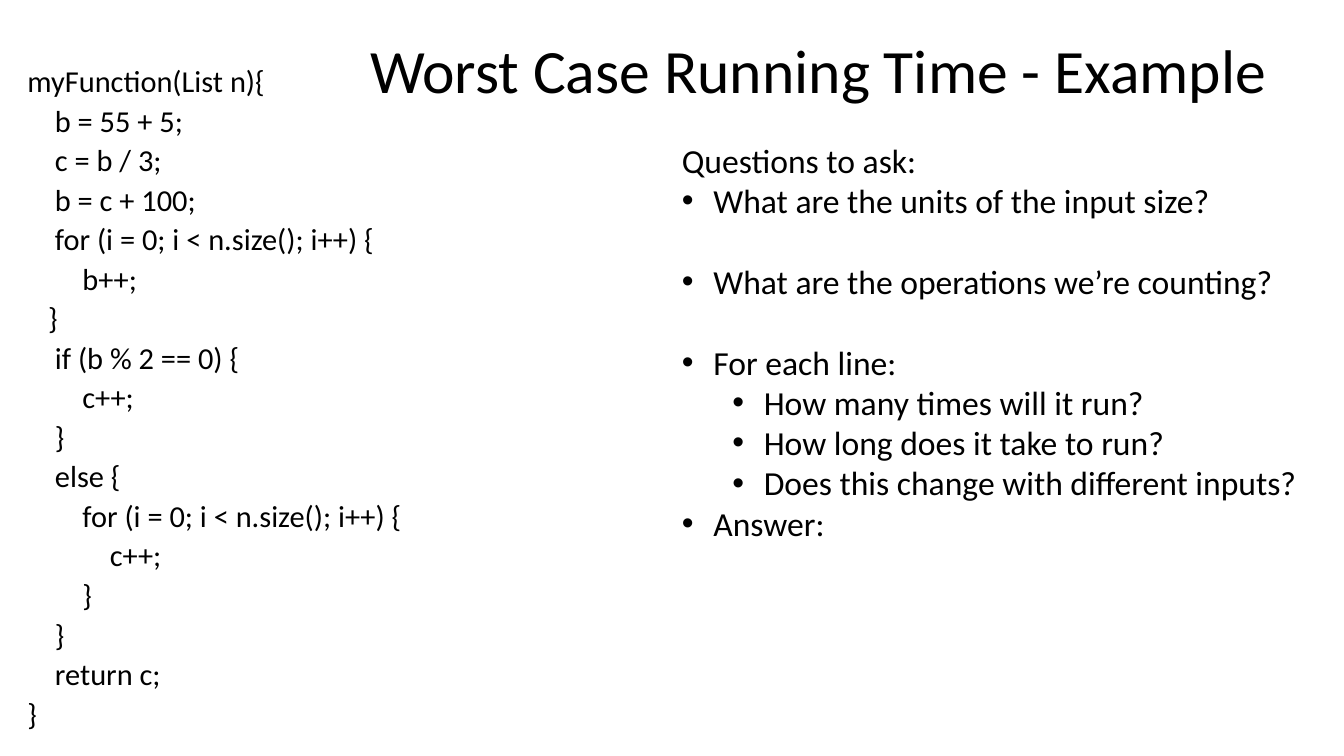
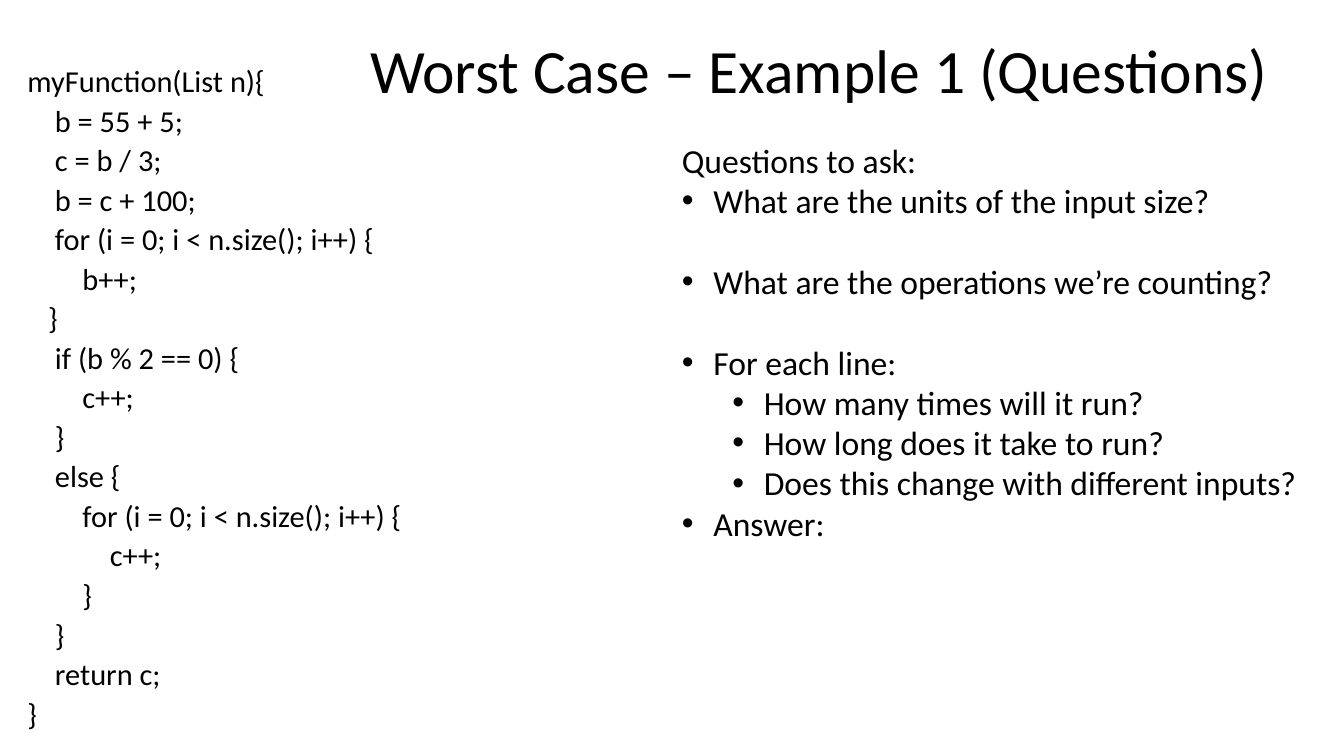
Before and after one commit to natebrunelle/cse332, a slide deck: slide 6 of markdown/files/slides/lecture3_analysis2.pptx. Drawn at 1344x756 pixels with LibreOffice and Linux fonts; fonts in the diff are those of the drawing. Boxes give left, top, right and bottom in pixels: in the first picture for what was removed or moved away, otherwise in the second. Text is boxed around its words. In the diff, an @@ line names an element or a change of style, - is before the commit and + after.

```diff
--- a/markdown/files/slides/lecture3_analysis2.pptx
+++ b/markdown/files/slides/lecture3_analysis2.pptx
@@ title at (370,48,1267,103): text changed @@
-Worst Case Running Time - Example
+Worst Case – Example 1 (Questions)
```
Also in this commit, not shown: 14 other slides changed, 5 slides added, 2 slides removed, 8 other files.
